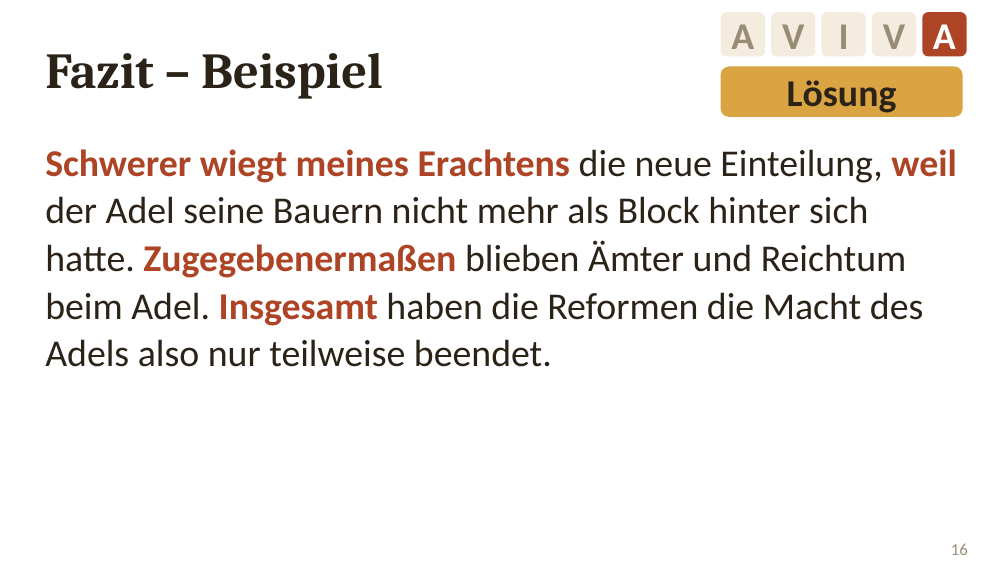
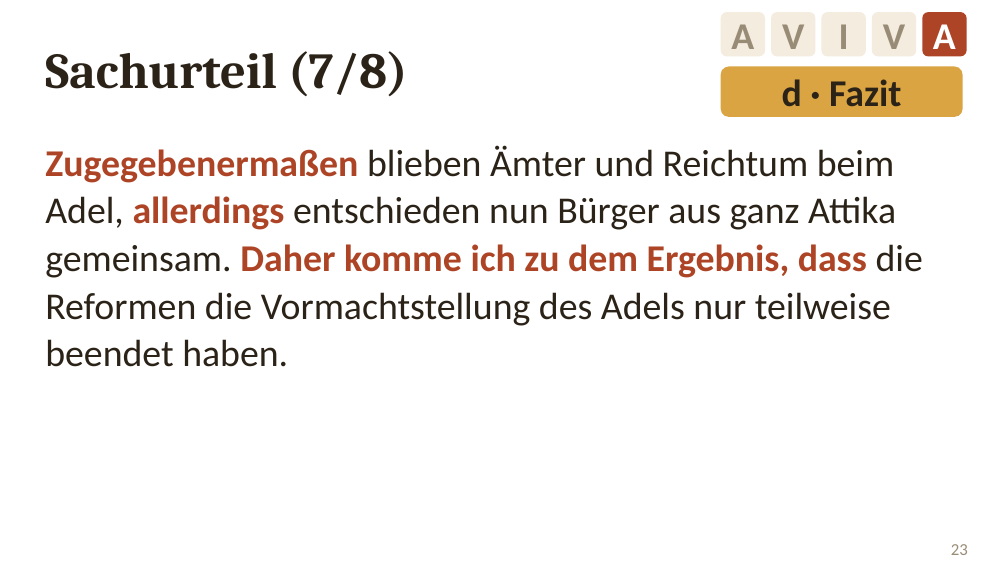
Before and after one commit to golzkonstantin-gif/Schule, a slide deck: slide 23 of Geschichte_11/Probeklausur_PseudoXenophon/Folien_Urteil_Kleisthenes.pptx (slide 16 before the commit). Drawn at 1008x567 pixels with LibreOffice and Linux fonts; fonts in the diff are those of the drawing. Boxes give left, top, right and bottom in pixels: in the first picture for what was removed or moved away, otherwise in the second. Text is boxed around its words. In the diff, an @@ line names an element or a change of style, - is before the commit and + after.

```diff
--- a/Geschichte_11/Probeklausur_PseudoXenophon/Folien_Urteil_Kleisthenes.pptx
+++ b/Geschichte_11/Probeklausur_PseudoXenophon/Folien_Urteil_Kleisthenes.pptx
@@ text at bbox=[45, 51, 407, 96]: text changed @@
-Fazit – Beispiel
+Sachurteil (7/8)
@@ text in rounded rectangle at bbox=[782, 79, 901, 107]: text changed @@
-Lösung
+d · Fazit
@@ text at bbox=[45, 145, 923, 367]: text changed @@
-Schwerer wiegt meines Erachtens die neue Einteilung, weil der Adel seine Bauern nicht mehr als Block hinter sich hatte. Zugegebenermaßen blieben Ämter und Reichtum beim Adel. Insgesamt haben die Reformen die Macht des Adels also nur teilweise beendet.
+Zugegebenermaßen blieben Ämter und Reichtum beim Adel, allerdings entschieden nun Bürger aus ganz Attika gemeinsam. Daher komme ich zu dem Ergebnis, dass die Reformen die Vormachtstellung des Adels nur teilweise beendet haben.
@@ page number at bbox=[951, 544, 968, 555]: text changed @@
-16
+23
```
Also in this commit, not shown: 1 other slide changed, 7 slides added, 3 other files.
